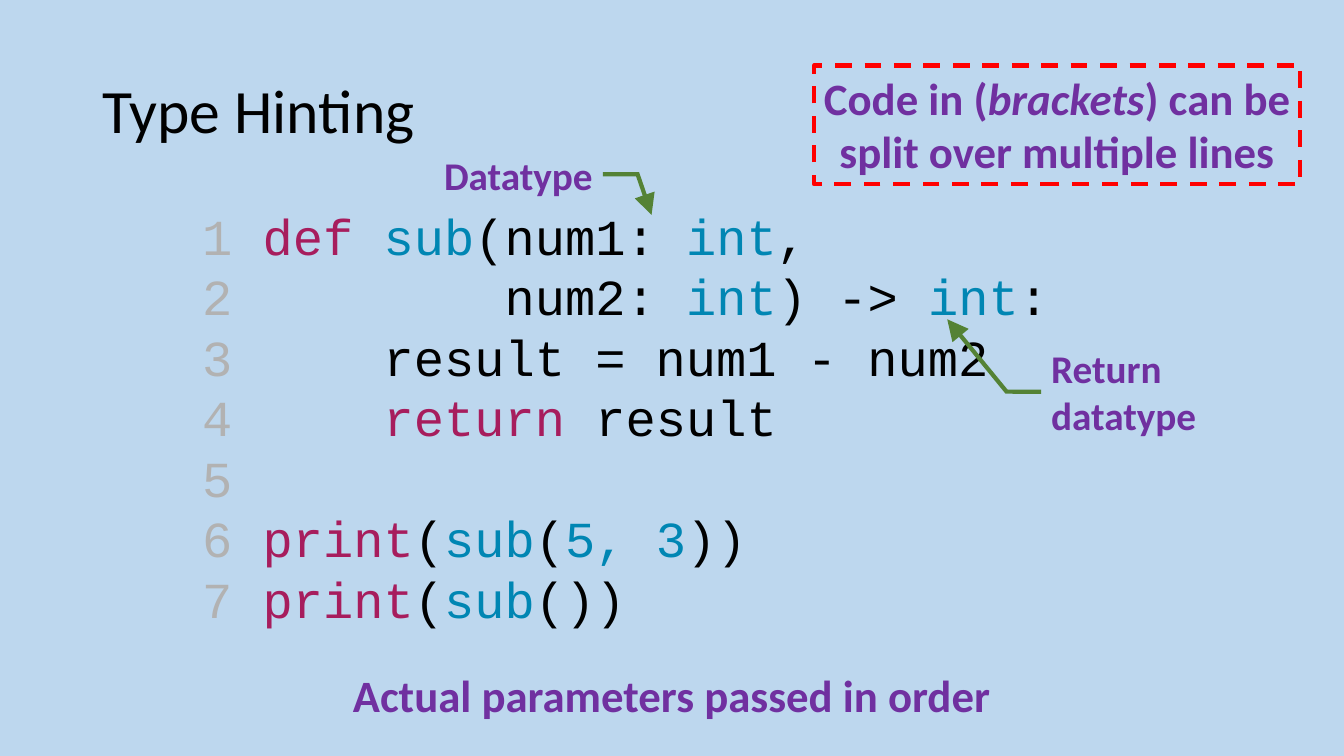
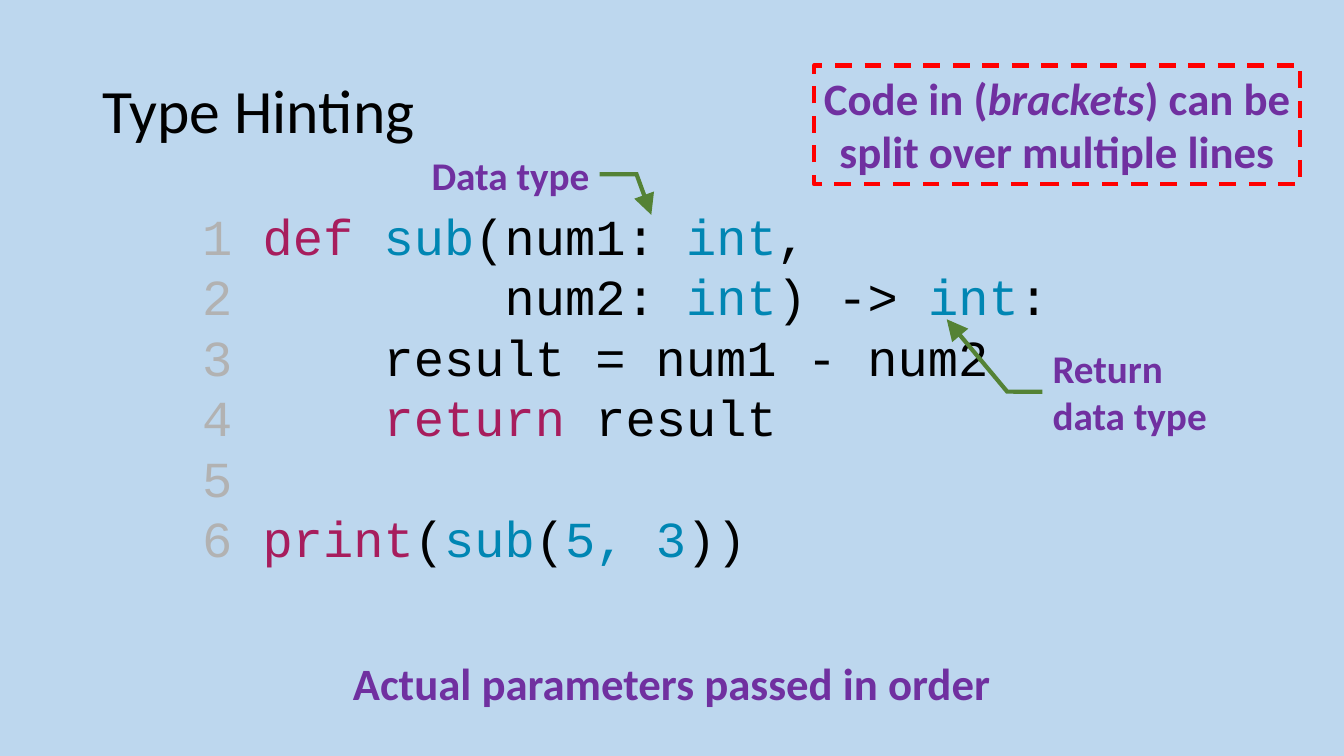
Before and after one commit to MrFriendCS/MrFriendCS.github.io, a slide deck: slide 36 of h-cs/sdd/H CS SDD Slides.pptx (slide 34 before the commit). Drawn at 1344x756 pixels with LibreOffice and Linux fonts; fonts in the diff are those of the drawing. Boxes give left, top, right and bottom in pixels: in the first picture for what was removed or moved away, otherwise in the second. Text is boxed around its words. In the diff, an @@ line names an element or a change of style, - is before the commit and + after.

```diff
--- a/h-cs/sdd/H CS SDD Slides.pptx
+++ b/h-cs/sdd/H CS SDD Slides.pptx
@@ callout "Data type": place and size @@
-callout "Data type" at [427,149,603,201]
+callout "Data type" at [413,149,599,201]
@@ text in callout at [432,164,590,196]: spaces changed @@
-Datatype
+Data type
@@ callout "Return": place and size @@
-callout "Return" at [1042,344,1215,440]
+callout "Return" at [1043,344,1220,440]
@@ text in callout at [1053,402,1207,436]: spaces changed @@
-datatype
+data type
@@ text at [263,581,626,629]: paragraph removed @@
-7 print(sub())
@@ text "Actual parameters passed in order": place and size @@
-text "Actual parameters passed in order" at [353,680,990,719]
+text "Actual parameters passed in order" at [353,668,990,707]
```
Also in this commit, not shown: 3 other slides changed, 3 slides added, 18 other files.
